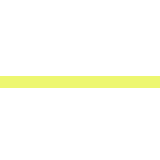
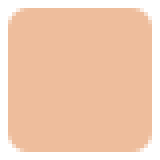
Layered file, before and after one edit (w=160, h=160). Changes by layer:
added layer "Rounded Rectangle 1" above "Layer 1" over [left=8, top=8, right=152, bottom=152]
hid group "Group 1" (1 layers) over [left=0, top=76, right=160, bottom=88]
"Rectangle 1": opacity 100% → 80%, painted on it over [left=0, top=76, right=160, bottom=88]
